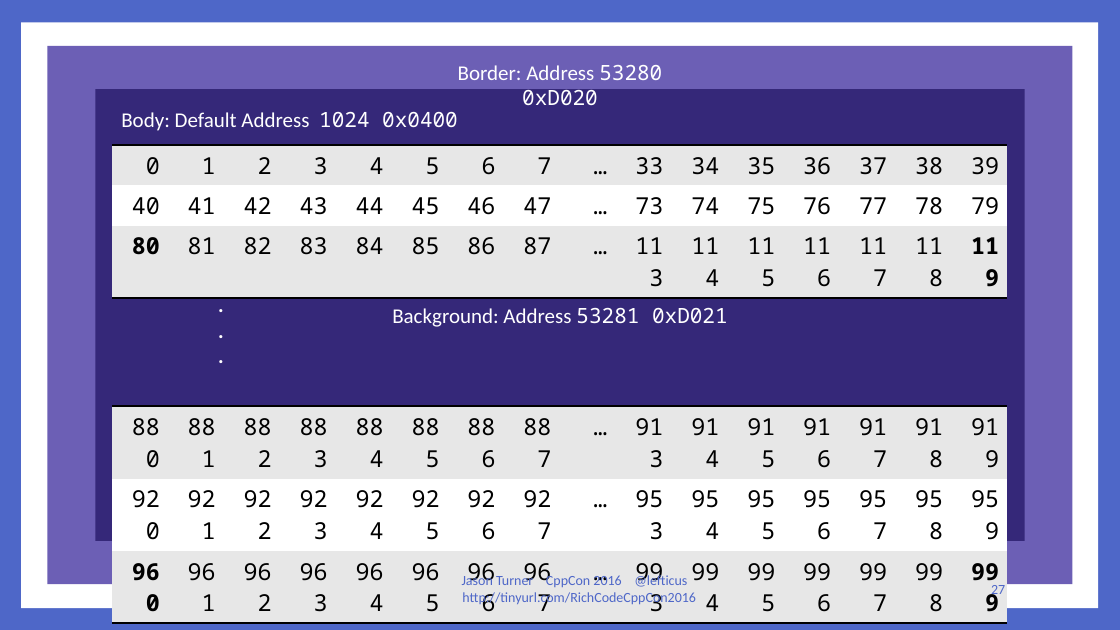
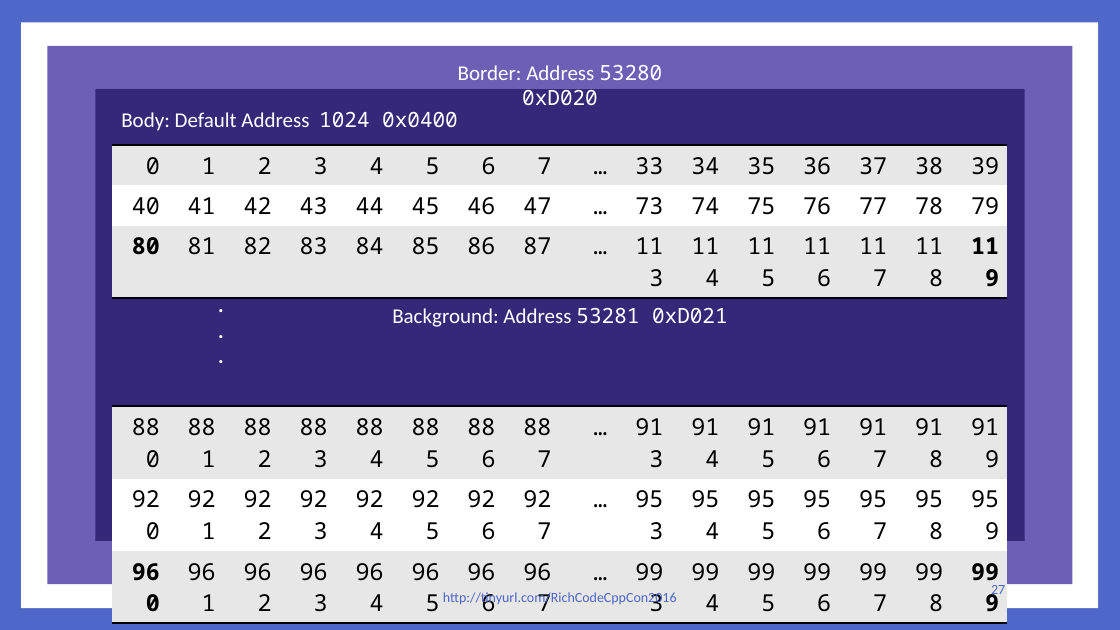
Before and after one commit to lefticus/presentations, a slide deck: slide 27 of RichCodeForTinyMachines/Rich Code For Tiny Computers.pptx. Drawn at 1120x630 pixels with LibreOffice and Linux fonts; fonts in the diff are those of the drawing. Boxes give left, top, right and bottom in pixels: in the first picture for what was removed or moved away, otherwise in the second. Text is boxed around its words. In the diff, an @@ line names an element or a change of style, - is before the commit and + after.

```diff
--- a/RichCodeForTinyMachines/Rich Code For Tiny Computers.pptx
+++ b/RichCodeForTinyMachines/Rich Code For Tiny Computers.pptx
@@ text at [443,592,677,606]: text changed @@
-Jason Turner CppCon 2016 @lefticus http://tinyurl.com/RichCodeCppCon2016
+http://tinyurl.com/RichCodeCppCon2016
```
Also in this commit, not shown: 64 other slides changed, 4 slides added, 4 slides removed.
